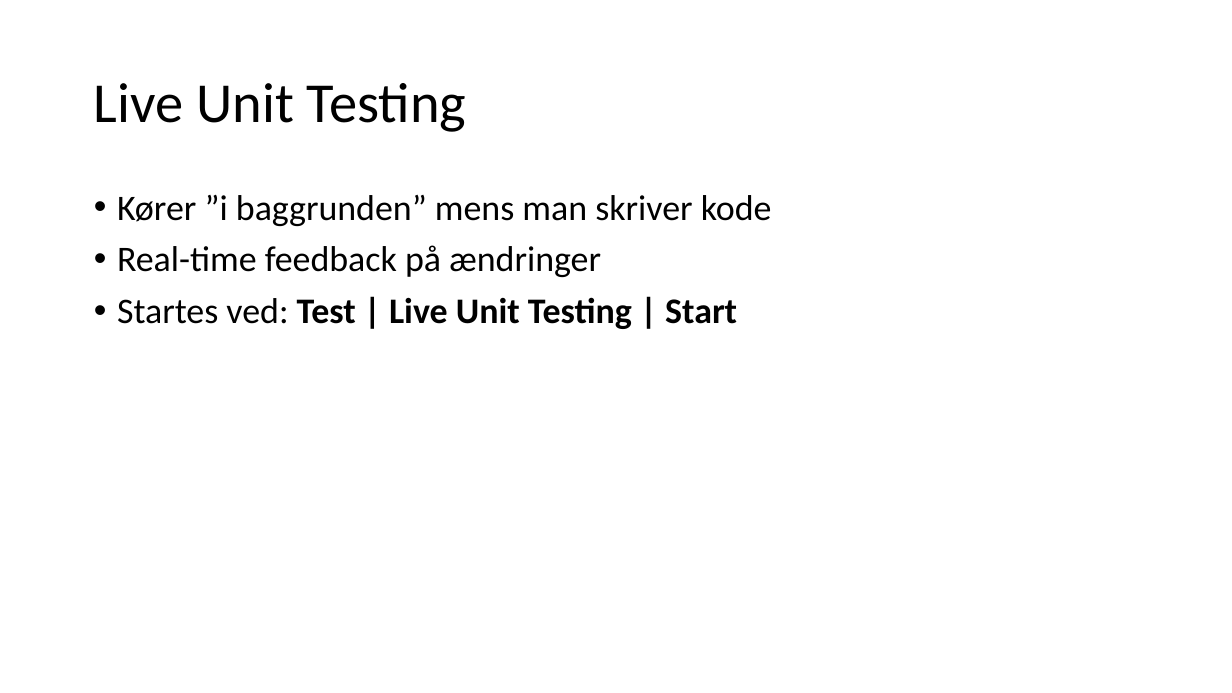
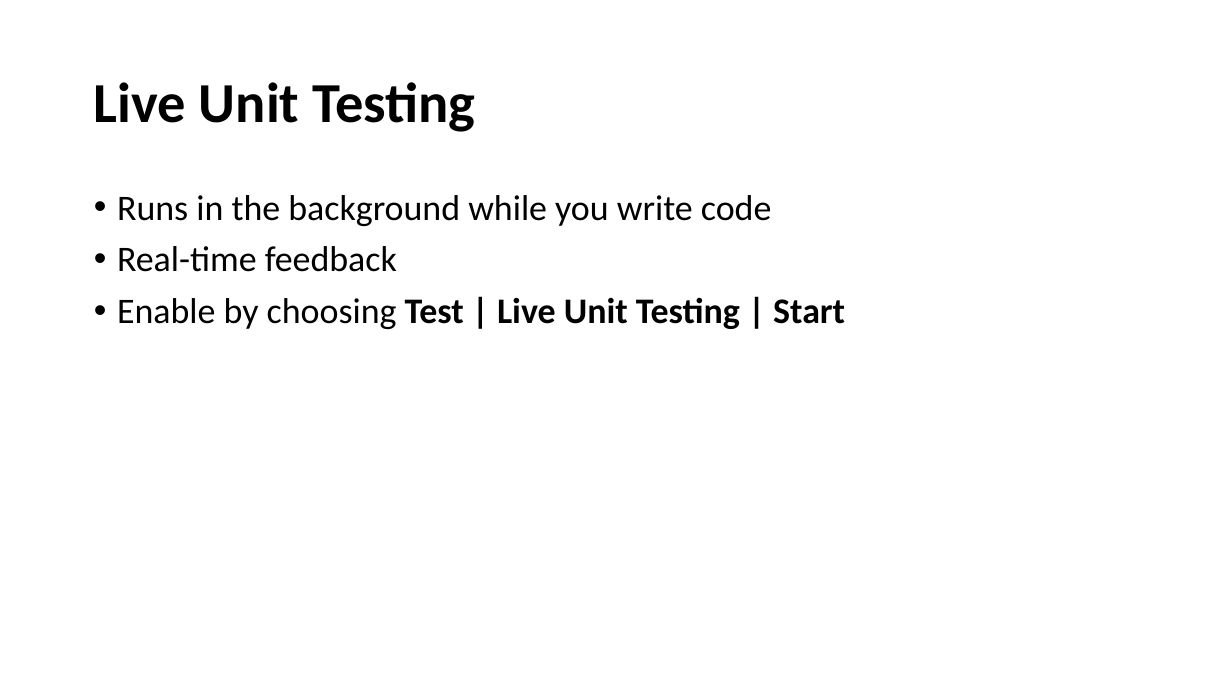
Before and after one commit to perl-easj/Teaching-materials, a slide deck: slide 17 of CSharpProgramming/Presentations/ProgPartIII/Unit Tests.pptx. Drawn at 1232x693 pixels with LibreOffice and Linux fonts; fonts in the diff are those of the drawing. Boxes give left, top, right and bottom in pixels: in the first picture for what was removed or moved away, otherwise in the second. Text is boxed around its words. In the diff, an @@ line names an element or a change of style, - is before the commit and + after.

```diff
--- a/CSharpProgramming/Presentations/ProgPartIII/Unit Tests.pptx
+++ b/CSharpProgramming/Presentations/ProgPartIII/Unit Tests.pptx
@@ title "Live Unit Testing" at (94, 82, 475, 132): bold on @@
@@ text at (117, 195, 845, 329): text changed @@
-• Kører ”i baggrunden” mens man skriver kode
-• Real-time feedback på ændringer
-• Startes ved: Test | Live Unit Testing | Start
+• Runs in the background while you write code
+• Real-time feedback
+• Enable by choosing Test | Live Unit Testing | Start
```
Also in this commit, not shown: 5 other slides changed, 11 other files.
